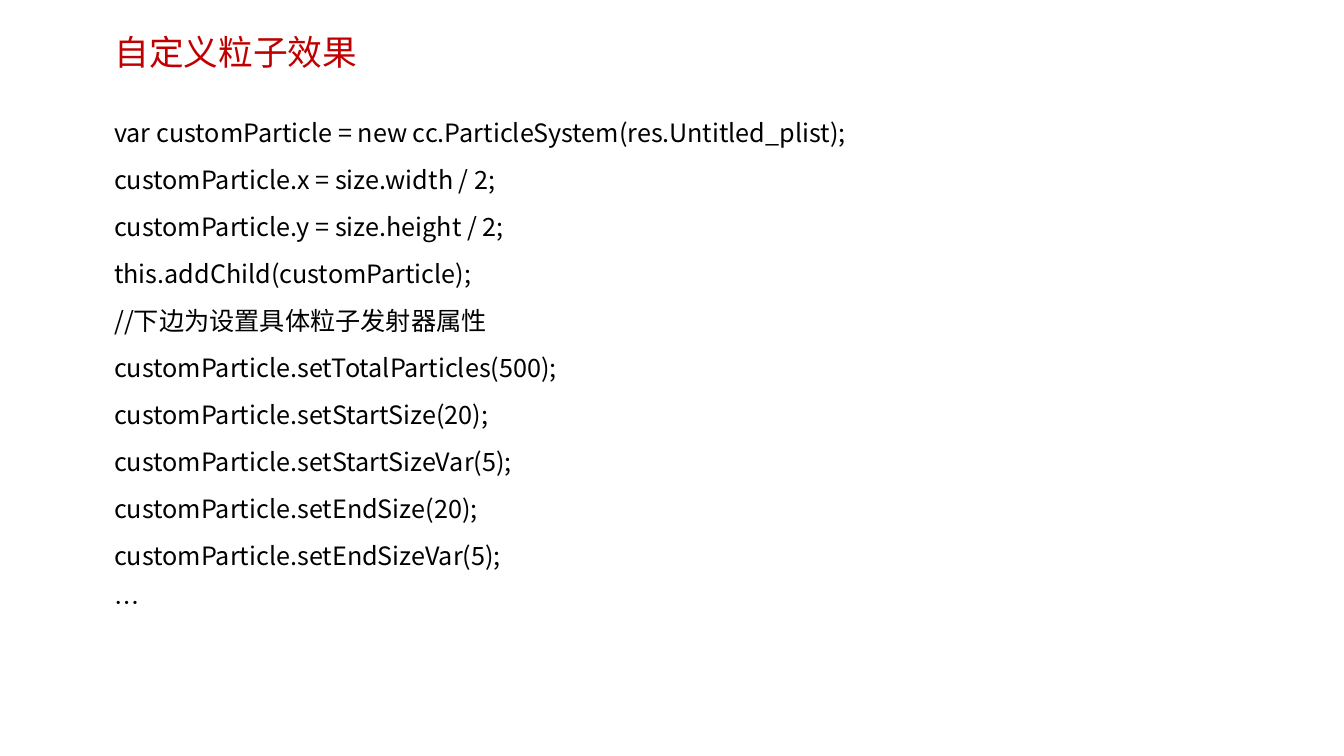
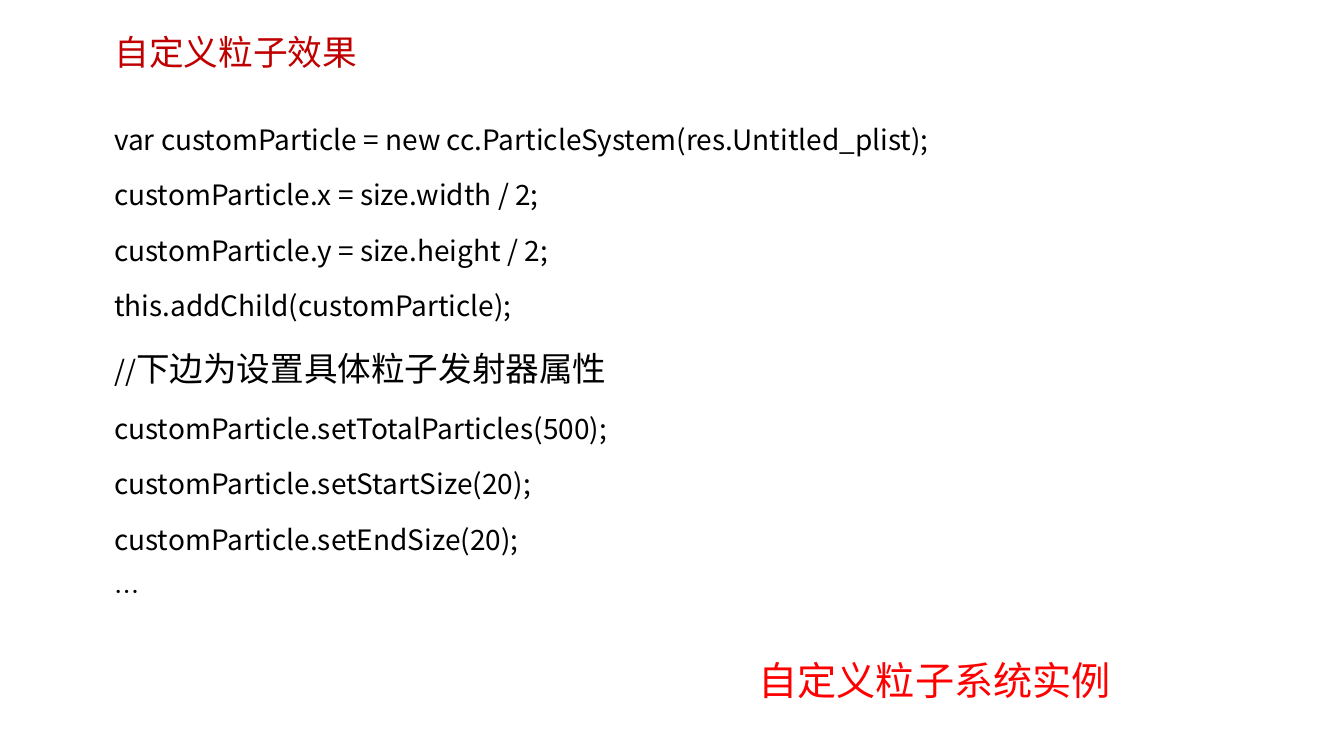
Before and after one commit to edu2act/course-H5-Animation-and-Game-Development, a slide deck: slide 5 of 课程PPT/（13）粒子系统与网络交互.ppt. Drawn at 1344x756 pixels with LibreOffice and Linux fonts; fonts in the diff are those of the drawing; background and template pictures are left out. Boxes give left, top, right and bottom in pixels: in the first picture for what was removed or moved away, otherwise in the second. Text is boxed around its words. In the diff, an @@ line names an element or a change of style, - is before the commit and + after.

```diff
--- a/课程PPT/（13）粒子系统与网络交互.ppt
+++ b/课程PPT/（13）粒子系统与网络交互.ppt
@@ text "var customParticle = new cc.ParticleSystem(res.Untitled_plis ..." at box(114, 127, 929, 556): size 18 to 20 pt; size 18 to 24 pt in "//下边为设置具体粒子发射器属性"; line spacing 1.4 to 1.5; more space between paragraphs @@
@@ text at box(114, 450, 512, 476): paragraph removed @@
-customParticle.setStartSizeVar(5);
@@ text at box(114, 544, 501, 570): paragraph removed @@
-customParticle.setEndSizeVar(5);
@@ text added at box(759, 662, 1111, 699), 28 pt, text #FF0000 @@
+自定义粒子系统实例
```
Also in this commit, not shown: 2 other slides changed, 1 slide added, 2 other files.
